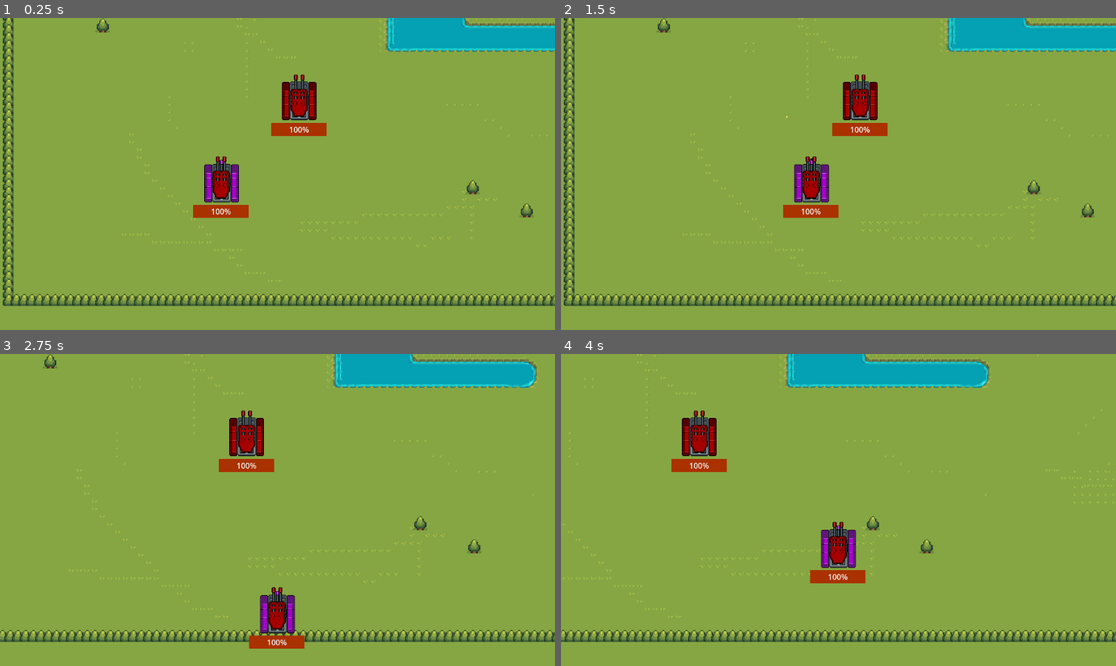
Above: before the commit, frames 1-4 (two rows, left to right).
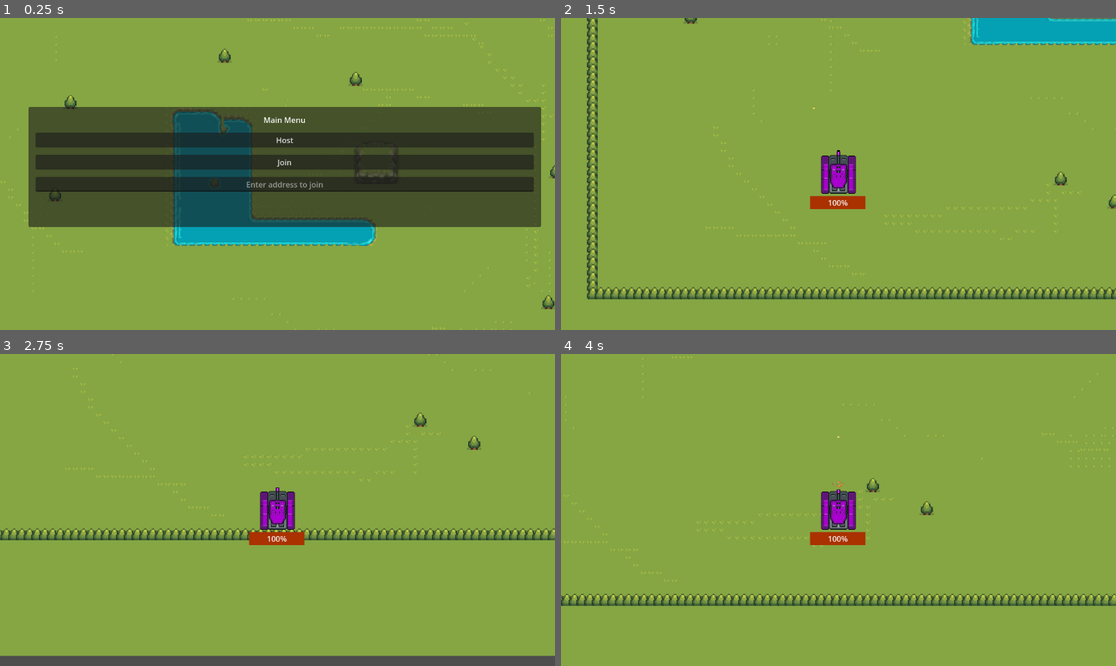
Above: after the commit, the same moments.

Repository: RaduMarin19/GodotTankGame
Game: Godot game, scene res://scenes/game.tscn
Same seed, same stepped clock (60 frames per second), same inputs: the game is played once before the commit and once after it.
Inputs (mouse positions are in pixels of both pictures, inside the frame that each line leads up to):
- Up to frame 1 (0.25 s): no input
- Up to frame 2 (1.5 s): click (844, 139) at 0.5 s, where only the run after the commit has a clickable "Host"; tap Enter at 1.25 s; hold D (right) from 1.28 s (still down); hold Space (shoot) from 1.28 s (still down)
- Up to frame 3 (2.75 s): release D (right) at 2.03 s; release Space (shoot) at 2.03 s; hold S (down) from 2.03 s (still down); tap Space (shoot) at 2.1 s
- Up to frame 4 (4 s): release S (down) at 2.78 s; hold D (right) 2.78-3.53 s; hold Space (shoot) 2.78-3.53 s; hold W (up) from 3.53 s (still down); tap Space (shoot) at 3.6 s

The runs differ from the first frame. In frame 1, 45% of the frame differs, in the area x 0-100%, y 0-100%; in frame 2, 12%; in frame 3, 15%; in frame 4, 12%.

Commit message:
online update

Diff:
--- a/scenes/bullet.tscn
+++ b/scenes/bullet.tscn
@@ -1,10 +1,21 @@
-[gd_scene load_steps=4 format=3 uid="uid://y1nclrn7l682"]
+[gd_scene load_steps=5 format=3 uid="uid://y1nclrn7l682"]
 
 [ext_resource type="Script" path="res://scripts/bullet.gd" id="1_ctsv2"]
 [ext_resource type="Texture2D" uid="uid://bm84g5778lia5" path="res://assets/ground_shaker_asset/Red/Weapons/turret_01_mk1.png" id="2_13nk1"]
 
 [sub_resource type="RectangleShape2D" id="RectangleShape2D_c6pgt"]
 size = Vector2(2, 4)
+
+[sub_resource type="SceneReplicationConfig" id="SceneReplicationConfig_3umqe"]
+properties/0/path = NodePath(".:position")
+properties/0/spawn = true
+properties/0/replication_mode = 1
+properties/1/path = NodePath("CollisionShape2D:position")
+properties/1/spawn = true
+properties/1/replication_mode = 1
+properties/2/path = NodePath("Sprite2D:position")
+properties/2/spawn = true
+properties/2/replication_mode = 1
 
 [node name="bullet" type="Area2D"]
 script = ExtResource("1_ctsv2")
@@ -17,4 +28,7 @@
 region_enabled = true
 region_rect = Rect2(446, 9, 4, 3)
 
+[node name="MultiplayerSynchronizer" type="MultiplayerSynchronizer" parent="."]
+replication_config = SubResource("SceneReplicationConfig_3umqe")
+
 [connection signal="body_entered" from="." to="." method="_on_body_entered"]
--- a/scenes/game.tscn
+++ b/scenes/game.tscn
@@ -1,9 +1,8 @@
-[gd_scene load_steps=18 format=4 uid="uid://d1dpoau2imbhl"]
-
-[ext_resource type="PackedScene" uid="uid://celsiq37lsy4d" path="res://scenes/tank.tscn" id="1_iw80b"]
+[gd_scene load_steps=17 format=4 uid="uid://d1dpoau2imbhl"]
+
+[ext_resource type="Script" path="res://scripts/game.gd" id="1_jb5rk"]
 [ext_resource type="Texture2D" uid="uid://o6jmn7tsr8og" path="res://assets/Terrains/survivalgame-terrian-defult.png" id="1_qhfej"]
 [ext_resource type="Texture2D" uid="uid://uuchgsi0kedb" path="res://assets/Terrains/survivalgame-terrian-water.png" id="2_8f4qr"]
-[ext_resource type="PackedScene" uid="uid://b4ace703ucvcr" path="res://scenes/enemy_tank.tscn" id="2_ptdg6"]
 [ext_resource type="Texture2D" uid="uid://dwuh8tok60dnn" path="res://assets/Terrains/survivalgame-trees.png" id="3_b7i1o"]
 [ext_resource type="Texture2D" uid="uid://1vnmlkeshvrq" path="res://assets/Terrains/survivalgame-terrian-cliffs.png" id="4_poeid"]
 [ext_resource type="Texture2D" uid="uid://dyydrnxi2j0d4" path="res://assets/Terrains/survivalgame-appletree.png" id="5_7x81u"]
@@ -2032,28 +2031,15 @@
 
 [node name="Game" type="Node2D"]
 z_index = -1
+position = Vector2(25, 741)
+script = ExtResource("1_jb5rk")
+
+[node name="TileMapLayer" type="TileMapLayer" parent="."]
+z_index = -3
 y_sort_enabled = true
-
-[node name="TileMapLayer" type="TileMapLayer" parent="."]
-z_index = -1
-y_sort_enabled = true
+position = Vector2(-8, 4)
 tile_map_data = PackedByteArray("AAD2//n/AAACAAIAAAD2//j/AAACAAIAAAD3//j/AAACAAIAAAD4//j/AAACAAIAAAD5//j/AAACAAIAAAD6// …(235616 unchanged characters)…
 tile_set = SubResource("TileSet_pcy02")
-
-[node name="tank" parent="." instance=ExtResource("1_iw80b")]
-z_index = 0
-
-[node name="Camera2D" type="Camera2D" parent="tank"]
-limit_left = -460
-limit_top = -1130
-limit_right = 1490
-limit_bottom = 306
-
-[node name="enemy_tank" parent="." instance=ExtResource("2_ptdg6")]
-y_sort_enabled = true
-position = Vector2(162, -170)
-collision_layer = 1
-collision_mask = 1
 
 [node name="Trees" type="TileMapLayer" parent="."]
 y_sort_enabled = true
@@ -2071,3 +2057,54 @@
 
 [node name="CollisionPolygon2D2" type="CollisionPolygon2D" parent="Boundaries"]
 polygon = PackedVector2Array(341, -550, 346, -276, 755, -272, 762, -295, 763, -311, 748, -326, 511, -331, 502, -530, 447, -544, 379, -553)
+
+[node name="CanvasLayer" type="CanvasLayer" parent="."]
+
+[node name="MainMenu" type="PanelContainer" parent="CanvasLayer"]
+anchors_preset = 15
+anchor_right = 1.0
+anchor_bottom = 1.0
+offset_left = 59.0
+offset_top = 185.0
+offset_right = -29.0
+offset_bottom = -214.0
+grow_horizontal = 2
+grow_vertical = 2
+size_flags_horizontal = 3
+
+[node name="MarginContainer" type="MarginContainer" parent="CanvasLayer/MainMenu"]
+layout_mode = 2
+theme_override_constants/margin_left = 15
+theme_override_constants/margin_top = 15
+theme_override_constants/margin_right = 15
+theme_override_constants/margin_bottom = 15
+
+[node name="VBoxContainer" type="VBoxContainer" parent="CanvasLayer/MainMenu/MarginContainer"]
+layout_mode = 2
+theme_override_constants/separation = 15
+
+[node name="Label" type="Label" parent="CanvasLayer/MainMenu/MarginContainer/VBoxContainer"]
+layout_mode = 2
+text = "Main Menu"
+horizontal_alignment = 1
+vertical_alignment = 1
+
+[node name="HostButton" type="Button" parent="CanvasLayer/MainMenu/MarginContainer/VBoxContainer"]
+layout_mode = 2
+text = "Host"
+
+[node name="JoinButton" type="Button" parent="CanvasLayer/MainMenu/MarginContainer/VBoxContainer"]
+layout_mode = 2
+text = "Join"
+
+[node name="AddressEntry" type="LineEdit" parent="CanvasLayer/MainMenu/MarginContainer/VBoxContainer"]
+layout_mode = 2
+placeholder_text = "Enter address to join"
+alignment = 1
+
+[node name="MultiplayerSpawner" type="MultiplayerSpawner" parent="."]
+_spawnable_scenes = PackedStringArray("res://scenes/tank.tscn")
+spawn_path = NodePath("..")
+
+[connection signal="pressed" from="CanvasLayer/MainMenu/MarginContainer/VBoxContainer/HostButton" to="." method="_on_host_button_pressed"]
+[connection signal="pressed" from="CanvasLayer/MainMenu/MarginContainer/VBoxContainer/JoinButton" to="." method="_on_join_button_pressed"]
--- a/scenes/tank.tscn
+++ b/scenes/tank.tscn
@@ -1,10 +1,8 @@
-[gd_scene load_steps=38 format=3 uid="uid://celsiq37lsy4d"]
+[gd_scene load_steps=18 format=3 uid="uid://celsiq37lsy4d"]
 
 [ext_resource type="Script" path="res://scripts/tank.gd" id="1_g1l8s"]
 [ext_resource type="Texture2D" uid="uid://djcmeymmvfj8n" path="res://assets/ground_shaker_asset/Purple/Bodies/body_tracks.png" id="1_isfm0"]
 [ext_resource type="Texture2D" uid="uid://bbgkstq8yq0ef" path="res://assets/ground_shaker_asset/Purple/Weapons/turret_01_mk1.png" id="3_p0f1i"]
-[ext_resource type="Texture2D" uid="uid://bodnftjatb110" path="res://assets/ground_shaker_asset/Red/Weapons/turret_01_mk2.png" id="4_by55a"]
-[ext_resource type="Texture2D" uid="uid://dbxnn00a4s802" path="res://assets/explosion/spritesheet.png" id="5_3oned"]
 
 [sub_resource type="RectangleShape2D" id="RectangleShape2D_5gh8u"]
 size = Vector2(66, 75)
@@ -90,158 +88,22 @@
 "speed": 8.0
 }]
 
-[sub_resource type="AtlasTexture" id="AtlasTexture_uts7g"]
-atlas = ExtResource("4_by55a")
-region = Rect2(0, 0, 128, 128)
-
-[sub_resource type="AtlasTexture" id="AtlasTexture_pi32w"]
-atlas = ExtResource("5_3oned")
-region = Rect2(0, 0, 128, 80)
-
-[sub_resource type="AtlasTexture" id="AtlasTexture_0wdod"]
-atlas = ExtResource("5_3oned")
-region = Rect2(128, 0, 128, 80)
-
-[sub_resource type="AtlasTexture" id="AtlasTexture_005x0"]
-atlas = ExtResource("5_3oned")
-region = Rect2(256, 0, 128, 80)
-
-[sub_resource type="AtlasTexture" id="AtlasTexture_lsoto"]
-atlas = ExtResource("5_3oned")
-region = Rect2(384, 0, 128, 80)
-
-[sub_resource type="AtlasTexture" id="AtlasTexture_7ywxg"]
-atlas = ExtResource("5_3oned")
-region = Rect2(512, 0, 128, 80)
-
-[sub_resource type="AtlasTexture" id="AtlasTexture_ovr5n"]
-atlas = ExtResource("5_3oned")
-region = Rect2(640, 0, 128, 80)
-
-[sub_resource type="AtlasTexture" id="AtlasTexture_ft3y5"]
-atlas = ExtResource("5_3oned")
-region = Rect2(768, 0, 128, 80)
-
-[sub_resource type="AtlasTexture" id="AtlasTexture_c0w0h"]
-atlas = ExtResource("5_3oned")
-region = Rect2(896, 0, 128, 80)
-
-[sub_resource type="AtlasTexture" id="AtlasTexture_3hp65"]
-atlas = ExtResource("5_3oned")
-region = Rect2(1024, 0, 128, 80)
-
-[sub_resource type="AtlasTexture" id="AtlasTexture_gfele"]
-atlas = ExtResource("5_3oned")
-region = Rect2(1152, 0, 128, 80)
-
-[sub_resource type="AtlasTexture" id="AtlasTexture_6soau"]
-atlas = ExtResource("4_by55a")
-region = Rect2(128, 0, 128, 128)
-
-[sub_resource type="AtlasTexture" id="AtlasTexture_r7tvr"]
-atlas = ExtResource("4_by55a")
-region = Rect2(256, 0, 128, 128)
-
-[sub_resource type="AtlasTexture" id="AtlasTexture_qvrle"]
-atlas = ExtResource("4_by55a")
-region = Rect2(384, 0, 128, 128)
-
-[sub_resource type="AtlasTexture" id="AtlasTexture_df68t"]
-atlas = ExtResource("4_by55a")
-region = Rect2(512, 0, 128, 128)
-
-[sub_resource type="AtlasTexture" id="AtlasTexture_tvipo"]
-atlas = ExtResource("4_by55a")
-region = Rect2(640, 0, 128, 128)
-
-[sub_resource type="AtlasTexture" id="AtlasTexture_lqgh3"]
-atlas = ExtResource("4_by55a")
-region = Rect2(768, 0, 128, 128)
-
-[sub_resource type="AtlasTexture" id="AtlasTexture_in2ca"]
-atlas = ExtResource("4_by55a")
-region = Rect2(896, 0, 128, 128)
-
-[sub_resource type="SpriteFrames" id="SpriteFrames_gsdoo"]
-animations = [{
-"frames": [{
-"duration": 1.0,
-"texture": SubResource("AtlasTexture_uts7g")
-}],
-"loop": true,
-"name": &"default",
-"speed": 5.0
-}, {
-"frames": [{
-"duration": 1.0,
-"texture": SubResource("AtlasTexture_pi32w")
-}, {
-"duration": 1.0,
-"texture": SubResource("AtlasTexture_0wdod")
-}, {
-"duration": 1.0,
-"texture": SubResource("AtlasTexture_005x0")
-}, {
-"duration": 1.0,
-"texture": SubResource("AtlasTexture_lsoto")
-}, {
-"duration": 1.0,
-"texture": SubResource("AtlasTexture_7ywxg")
-}, {
-"duration": 1.0,
-"texture": SubResource("AtlasTexture_ovr5n")
-}, {
-"duration": 1.0,
-"texture": SubResource("AtlasTexture_ft3y5")
-}, {
-"duration": 1.0,
-"texture": SubResource("AtlasTexture_c0w0h")
-}, {
-"duration": 1.0,
-"texture": SubResource("AtlasTexture_3hp65")
-}, {
-"duration": 1.0,
-"texture": SubResource("AtlasTexture_gfele")
-}],
-"loop": true,
-"name": &"exploding",
-"speed": 9.0
-}, {
-"frames": [{
-"duration": 1.0,
-"texture": SubResource("AtlasTexture_uts7g")
-}, {
-"duration": 1.0,
-"texture": SubResource("AtlasTexture_6soau")
-}, {
-"duration": 1.0,
-"texture": SubResource("AtlasTexture_r7tvr")
-}, {
-"duration": 1.0,
-"texture": SubResource("AtlasTexture_qvrle")
-}, {
-"duration": 1.0,
-"texture": SubResource("AtlasTexture_df68t")
-}, {
-"duration": 1.0,
-"texture": SubResource("AtlasTexture_tvipo")
-}, {
-"duration": 1.0,
-"texture": SubResource("AtlasTexture_lqgh3")
-}, {
-"duration": 1.0,
-"texture": SubResource("AtlasTexture_in2ca")
-}],
-"loop": true,
-"name": &"shooting",
-"speed": 7.0
-}]
-
 [sub_resource type="CircleShape2D" id="CircleShape2D_7blhu"]
 radius = 3.0
 
 [sub_resource type="StyleBoxFlat" id="StyleBoxFlat_at03i"]
 bg_color = Color(0.665982, 0.194152, 0, 1)
+
+[sub_resource type="SceneReplicationConfig" id="SceneReplicationConfig_btkq0"]
+properties/0/path = NodePath("Turret:rotation")
+properties/0/spawn = true
+properties/0/replication_mode = 1
+properties/1/path = NodePath(".:position")
+properties/1/spawn = true
+properties/1/replication_mode = 1
+properties/2/path = NodePath("Healthbar:value")
+properties/2/spawn = true
+properties/2/replication_mode = 1
 
 [node name="tank" type="CharacterBody2D"]
 z_index = -1
@@ -249,34 +111,41 @@
 script = ExtResource("1_g1l8s")
 
 [node name="Body" type="CollisionShape2D" parent="."]
+z_index = -1
+y_sort_enabled = true
 position = Vector2(-1, 1.5)
 shape = SubResource("RectangleShape2D_5gh8u")
 
 [node name="BodySprite" type="Sprite2D" parent="."]
+z_index = -1
+y_sort_enabled = true
 texture = ExtResource("1_isfm0")
 
 [node name="Turret" type="Area2D" parent="."]
 y_sort_enabled = true
 
 [node name="TurretSprite" type="AnimatedSprite2D" parent="Turret"]
+z_index = -1
+y_sort_enabled = true
 sprite_frames = SubResource("SpriteFrames_1ogd3")
-animation = &"new_animation"
+animation = &"idle"
 autoplay = "idle"
 
-[node name="AnimatedSprite2D" type="AnimatedSprite2D" parent="Turret/TurretSprite"]
-position = Vector2(-1, -1)
-scale = Vector2(1, 1.13461)
-sprite_frames = SubResource("SpriteFrames_gsdoo")
-autoplay = "default"
-
 [node name="BarrelTip" type="CollisionShape2D" parent="Turret"]
+z_index = -1
+y_sort_enabled = true
 position = Vector2(0, -45)
 rotation = -1.52981
 shape = SubResource("CircleShape2D_7blhu")
 
+[node name="RayCast2D" type="RayCast2D" parent="Turret"]
+target_position = Vector2(1, -50)
+
 [node name="Timer" type="Timer" parent="."]
 
 [node name="Healthbar" type="ProgressBar" parent="."]
+z_index = -1
+y_sort_enabled = true
 offset_left = -59.0
 offset_top = 46.0
 offset_right = 56.0
@@ -288,5 +157,10 @@
 
 [node name="remove" type="Timer" parent="."]
 
+[node name="Camera2D" type="Camera2D" parent="."]
+
+[node name="MultiplayerSynchronizer" type="MultiplayerSynchronizer" parent="."]
+replication_config = SubResource("SceneReplicationConfig_btkq0")
+
 [connection signal="timeout" from="Timer" to="." method="_on_timer_timeout"]
 [connection signal="timeout" from="remove" to="." method="_on_remove_timeout"]
--- a/scripts/bullet.gd
+++ b/scripts/bullet.gd
@@ -13,8 +13,5 @@
 func _on_VisibilityNotifier2D_screen_exited():
 	queue_free()
 
-
-func _on_body_entered(body: Node2D) -> void:
-	if body.is_in_group("enemies"):
-		body.take_damage(10);
+func _on_body_entered(body) -> void:
 	queue_free()
--- /dev/null
+++ b/scripts/game.gd
@@ -0,0 +1,44 @@
+extends Node2D
+
+
+@onready var main_menu = $CanvasLayer/MainMenu
+@onready var address_entry = $CanvasLayer/MainMenu/MarginContainer/VBoxContainer/AddressEntry
+
+const Player = preload("res://scenes/tank.tscn")
+const PORT = 135
+var enet_peer =ENetMultiplayerPeer.new()
+
+# Called when the node enters the scene tree for the first time.
+func _ready() -> void:
+	pass # Replace with function body.
+
+
+# Called every frame. 'delta' is the elapsed time since the previous frame.
+func _process(delta: float) -> void:
+	pass
+
+func _on_host_button_pressed() -> void:
+	main_menu.hide()
+
+	enet_peer.create_server(PORT)
+	multiplayer.multiplayer_peer=enet_peer
+	multiplayer.peer_connected.connect(add_player)
+	multiplayer.peer_disconnected.connect(remove_player)
+
+	add_player(multiplayer.get_unique_id())
+
+func _on_join_button_pressed() -> void:
+	main_menu.hide()
+
+	enet_peer.create_client("localhost",PORT)
+	multiplayer.multiplayer_peer=enet_peer
+
+func remove_player(peer_id):
+	var player = get_node_or_null(str(peer_id))
+	if player:
+		player.queue_free()
+
+func add_player(peer_id):
+	var player = Player.instantiate()
+	player.name=str(peer_id)
+	add_child(player)
--- a/scripts/tank.gd
+++ b/scripts/tank.gd
@@ -5,12 +5,18 @@
 var player_state
 var can_shoot=true
 
+@onready var ray_cast = $Turret/RayCast2D
 @onready var BULLET = preload("res://scenes/bullet.tscn")
 
+func _enter_tree():
+	set_multiplayer_authority(str(name).to_int())
+
 func _ready() ->void:
+	if not is_multiplayer_authority(): return
 	pass
 
 func _process(delta):
+	if not is_multiplayer_authority() : return
 	var direction =Input.get_vector("left","right","up","down")
 	if direction.x==0 and direction.y==0:
 		player_state="idle"
@@ -20,7 +26,7 @@
 	move_and_slide()
 	turret_movement(delta)
 	if Input.is_action_pressed("shoot"):
-		shoot()
+		shoot.rpc()
 
 func turret_movement(delta):
 	if Input.is_action_pressed("rotation_left"):
@@ -30,28 +36,33 @@
 		$Turret.rotation_degrees+=TURRET_SPEED*delta
 		$Turret/BarrelTip.rotation_degrees+=TURRET_SPEED*delta
 
+@rpc("call_local")
 func shoot():
+	if not is_multiplayer_authority(): return
 	if can_shoot:
-		can_shoot=false
-		$Timer.start()
+		var bullet = BULLET.instantiate()
 		$Turret/TurretSprite.play("shooting")
-		var bullet =  BULLET.instantiate()
 
 		bullet.global_position=$Turret/BarrelTip.global_position
 
 		var angle =$Turret/BarrelTip.rotation
-
 		bullet.direction=Vector2(cos(angle),sin(angle)).normalized()
-
-		get_tree().current_scene.add_child(bullet)
+		get_tree().get_root().add_child(bullet)
+		can_shoot=false
+		$Timer.start(0.7)
+		if ray_cast.is_colliding():
+			var hit_player = ray_cast.get_collider()
+			hit_player.take_damage.rpc_id(hit_player.get_multiplayer_authority())
 
 func _on_timer_timeout() -> void:
 	can_shoot=true
 	$Turret/TurretSprite.play("idle")
 
-func take_damage(damage):
-	$HealthBar.value-=damage
-	if $HealthBar.value<=0:
+
+@rpc("any_peer")
+func take_damage(damage=10):
+	$Healthbar.value-=damage
+	if $Healthbar.value<=0:
 		$remove.start(1)
 		$Turret/TurretSprite.play("exploding")
 
